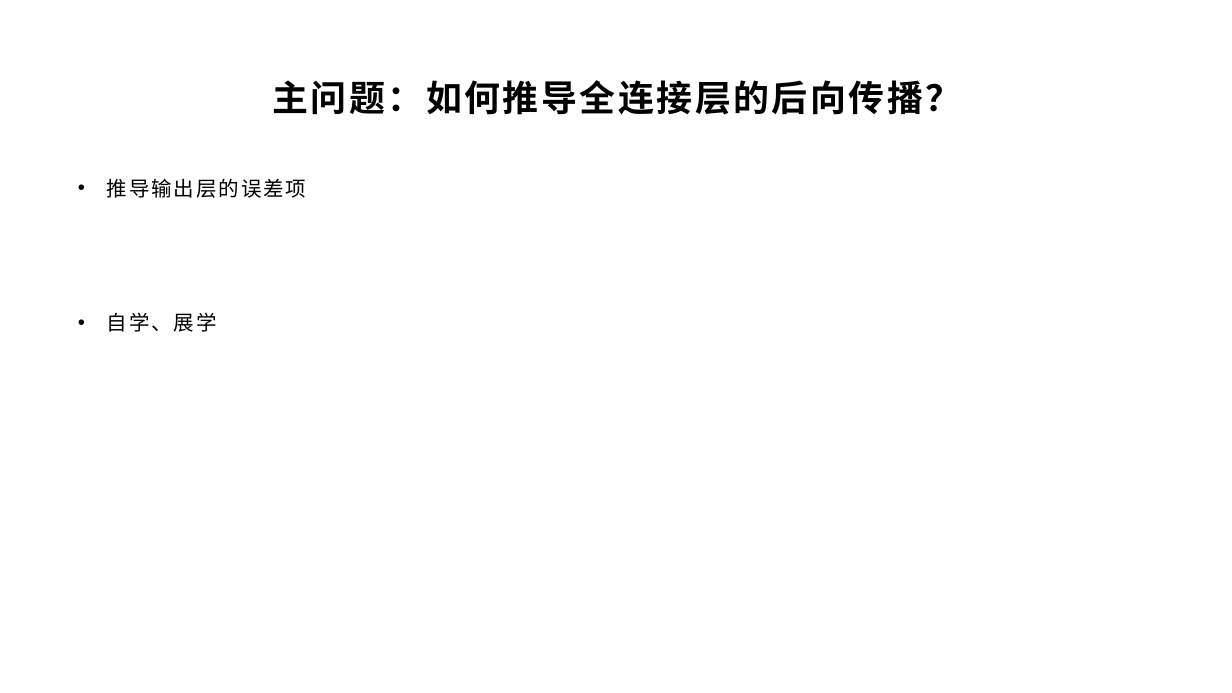
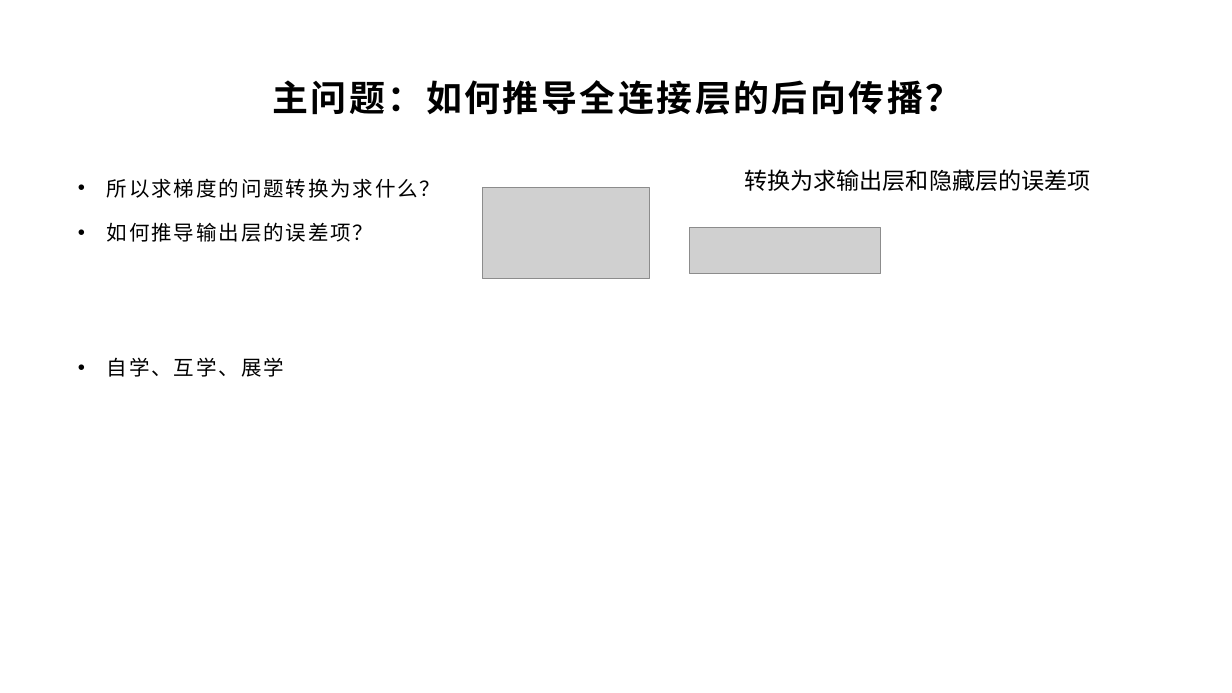
Before and after one commit to yyc-git/DeepLearningEdu, a slide deck: slide 15 of lessons/3_derivation_3/ppt/全连接层的前向和后向传播推导（下）.pptx (slide 13 before the commit). Drawn at 1232x693 pixels with LibreOffice and Linux fonts; fonts in the diff are those of the drawing; grey boxes stand for pictures; background and template pictures are left out. Boxes give left, top, right and bottom in pixels: in the first picture for what was removed or moved away, otherwise in the second. Text is boxed around its words. In the diff, an @@ line names an element or a change of style, - is before the commit and + after.

```diff
--- a/lessons/3_derivation_3/ppt/全连接层的前向和后向传播推导（下）.pptx
+++ b/lessons/3_derivation_3/ppt/全连接层的前向和后向传播推导（下）.pptx
@@ text at (107, 178, 441, 377): text changed @@
-• 推导输出层的误差项
-• 自学、展学
+• 所以求梯度的问题转换为求什么？
+• 如何推导输出层的误差项？
+• 自学、互学、展学
@@ text added at (744, 169, 1090, 191), 18 pt, text #000000 @@
+转换为求输出层和隐藏层的误差项
@@ picture added at (482, 188, 650, 278) @@
@@ picture added at (689, 227, 881, 274) @@
```
Also in this commit, not shown: 5 other slides changed, 4 slides added.
